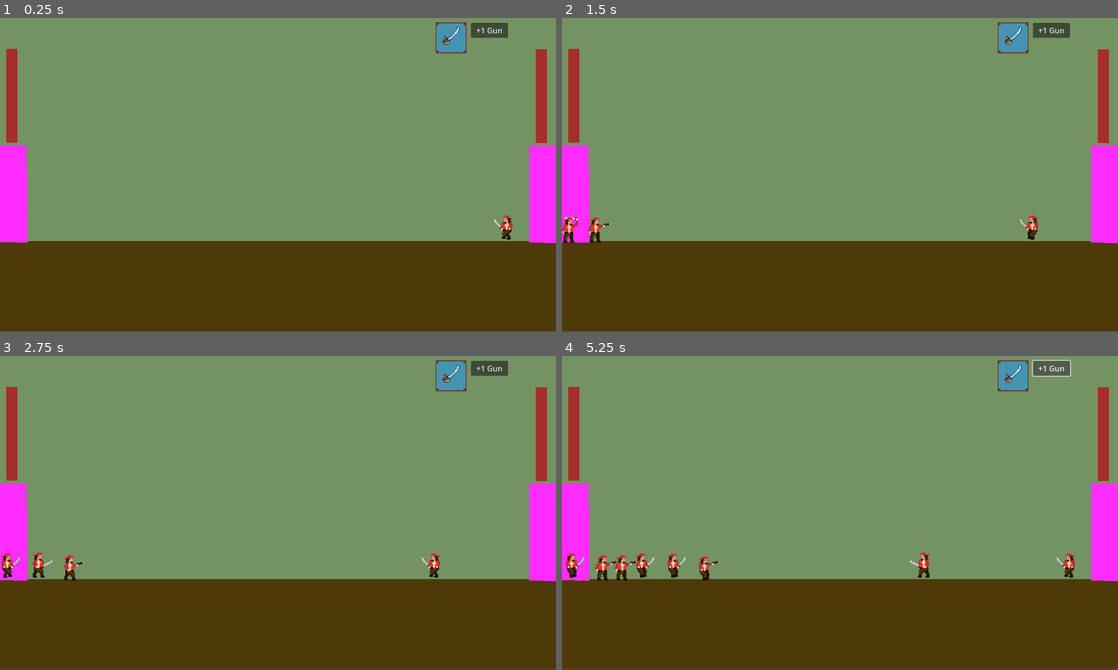
Above: before the commit, frames 1-4 (two rows, left to right).
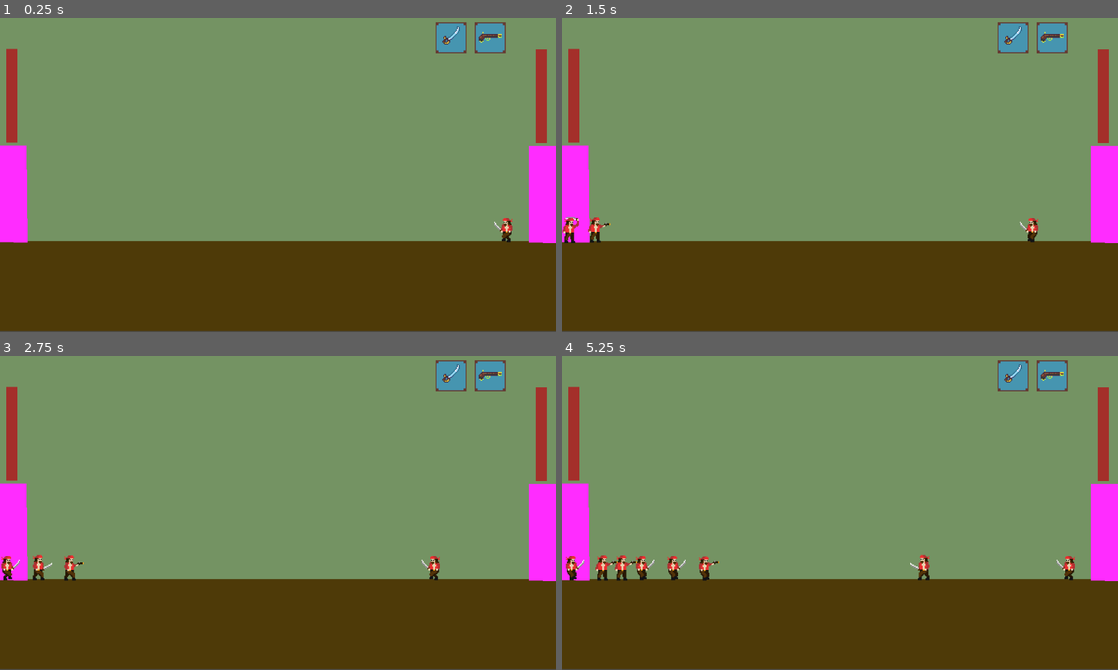
Above: after the commit, the same moments.

Repository: Krayorn/age-of-war
Game: Godot game, scene res://World/World.tscn
Two runs of this game, one before a commit and one after it. Both use one fixed random seed, a clock stepped at 60 frames per second and the inputs below.
Inputs (mouse positions are in pixels of both pictures, inside the frame that each line leads up to; where the layout moved, square brackets give the same spot in the first picture):
- Up to frame 1 (0.25 s): no input
- Up to frame 2 (1.5 s): click (1051, 36) [1051, 30] at 0.5 s; click (1012, 36) at 1.25 s
- Up to frame 3 (2.75 s): click (450, 374) at 2 s
- Up to frame 4 (5.25 s): click (1051, 374) [1051, 368] at 2.75 s; click (1012, 374) at 3.5 s; click (1051, 374) [1051, 368] at 4.25 s

The runs differ from the first frame. In frame 1, 0.7% of the frame differs, in the area x 84-93%, y 1-72%; in frame 2, 0.9%; in frame 3, 1.0%; in frame 4, 1.3%, in the area x 0-93%, y 1-72%.

Commit message:
second menu icon + fixed animation offsets

Diff:
--- a/HUD/UnitSpawner.tscn
+++ b/HUD/UnitSpawner.tscn
@@ -1,9 +1,16 @@
-[gd_scene load_steps=2 format=3 uid="uid://cb70m3kpoi1p4"]
+[gd_scene load_steps=4 format=3 uid="uid://cb70m3kpoi1p4"]
 
 [ext_resource type="Script" uid="uid://3ck7e2ciglc4" path="res://HUD/unit_spawner.gd" id="1_a3eoh"]
+[ext_resource type="Texture2D" uid="uid://bqwuh6lun4duy" path="res://assets/UI/range.png" id="1_l581t"]
+
+[sub_resource type="StyleBoxEmpty" id="StyleBoxEmpty_a3eoh"]
 
 [node name="UnitSpawner" type="Button"]
-text = "+1 Pirate"
+scale = Vector2(2, 2)
+theme_override_colors/icon_pressed_color = Color(0.27450982, 0.58431375, 0.6901961, 0.78431374)
+theme_override_styles/focus = SubResource("StyleBoxEmpty_a3eoh")
+icon = ExtResource("1_l581t")
+flat = true
 script = ExtResource("1_a3eoh")
 
 [connection signal="pressed" from="." to="." method="_on_pressed"]
--- a/Units/Pirate.tscn
+++ b/Units/Pirate.tscn
@@ -117,10 +117,9 @@
 one_shot = true
 
 [node name="animation" type="AnimatedSprite2D" parent="."]
-position = Vector2(0, -27)
-scale = Vector2(2, 2)
+position = Vector2(0, -22.000002)
+scale = Vector2(2, 1.96875)
 sprite_frames = SubResource("SpriteFrames_lr8yu")
 animation = &"idle"
-frame_progress = 0.8835806
 
 [connection signal="timeout" from="AttackTimer" to="." method="_on_attack_timer_timeout"]
--- a/Units/PirateGun.tscn
+++ b/Units/PirateGun.tscn
@@ -167,7 +167,7 @@
 position = Vector2(0, -27)
 scale = Vector2(2, 2)
 sprite_frames = SubResource("SpriteFrames_gbcmk")
-animation = &"walk_and_shoot"
+animation = &"shoot"
 
 [connection signal="timeout" from="AttackTimer" to="." method="_on_attack_timer_timeout"]
 [connection signal="animation_finished" from="animation" to="." method="_on_animation_animation_finished"]
--- a/Units/pirate_gun.gd
+++ b/Units/pirate_gun.gd
@@ -1,6 +1,6 @@
 extends UnitBase
 
-var animationAttackMelee = "melee"
+var animationAttackMelee = "shoot"
 var animationAttackRangeWalk = "walk_and_shoot"
 @onready var rangeHitbox := $RangeHitbox
 
@@ -72,7 +72,6 @@
 	if attack_target:
 		if $animation.animation == animationAttack or $animation.animation == animationAttackMelee or $animation.animation == animationAttackRangeWalk:
 			if is_instance_valid(attack_target) and attack_target.has_method("get_hurt"):
-				print("damage")
 				attack_target.get_hurt(damage)
 			attack_target = null
 			$animation.play(animationWaitingAttack)
--- a/World/World.tscn
+++ b/World/World.tscn
@@ -65,19 +65,14 @@
 offset_top = 1.0
 offset_right = 933.0
 offset_bottom = 41.0
-scale = Vector2(2, 2)
-theme_override_colors/icon_pressed_color = Color(0.27450982, 0.58431375, 0.6901961, 0.78431374)
 theme_override_styles/focus = SubResource("StyleBoxEmpty_il6x7")
-text = ""
 icon = ExtResource("4_il6x7")
-flat = true
 
 [node name="SpawnRange" parent="CanvasLayer/Spawner" instance=ExtResource("3_mlekv")]
 offset_left = 974.0
-offset_top = 10.0
-offset_right = 1051.0
+offset_top = 1.0
+offset_right = 1014.0
 offset_bottom = 41.0
-text = "+1 Gun"
 
 [connection signal="base_dead" from="PlayerBase" to="." method="_on_player_base_base_dead"]
 [connection signal="base_dead" from="AIBase" to="." method="_on_ai_base_base_dead"]
Not shown: 1 places in Units/Pirate.tscn that only renumber resources
Binary file changed: assets/PirateIdle.png
Binary file added: assets/UI/range.png
Not shown, changed: assets/UI/range.png.import
